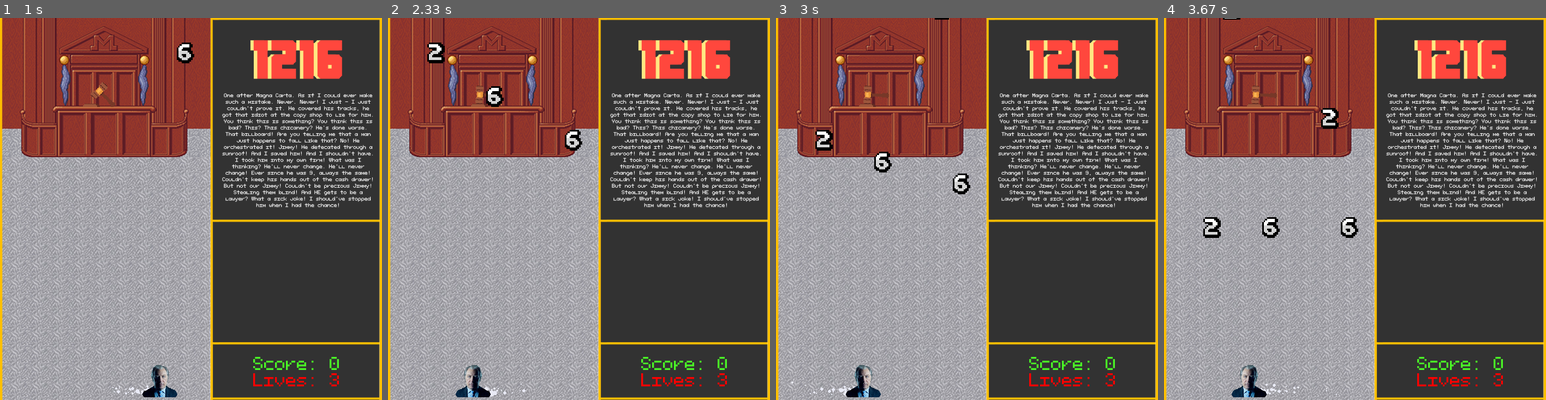
Above: before the commit, frames 1-4 (left to right).
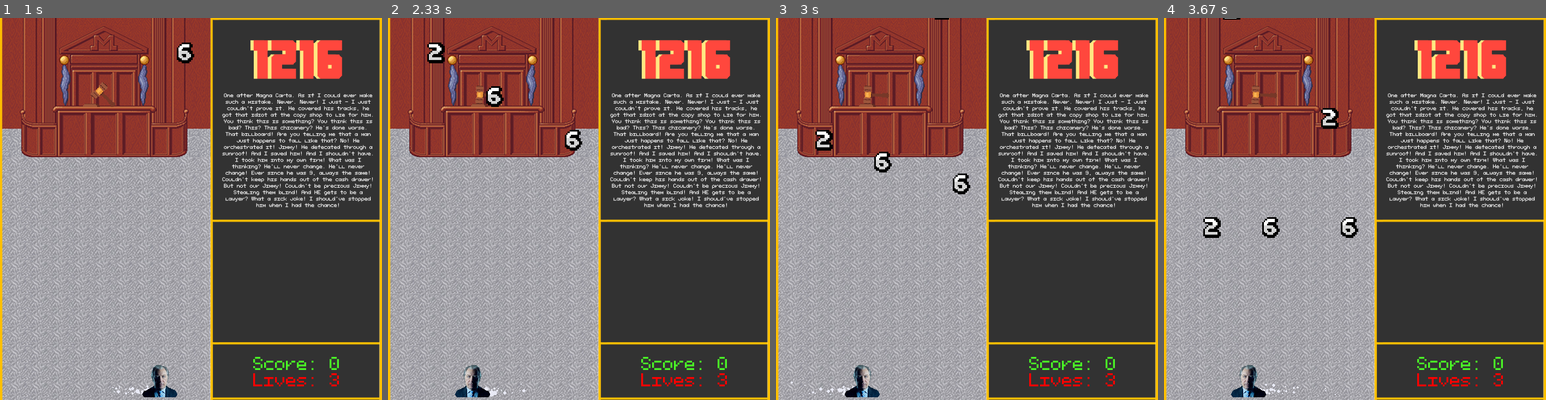
Above: after the commit, the same moments.

Repository: AhmedSahbaoui69/1216-Pygame
Game: pygame game, started from Main.py
Two runs of this game, one before a commit and one after it. Both use one fixed random seed, a clock stepped at 60 frames per second and the inputs below.
Inputs:
- Up to frame 1 (1 s): tap Space at 0.33 s; hold Right from 0.67 s (still down)
- Up to frame 2 (2.33 s): release Right at 1.13 s; hold Right 1.17-1.63 s; hold Left 1.67-2.2 s; hold Left from 2.23 s (still down)
- Up to frame 3 (3 s): release Left at 2.63 s; hold Right from 2.67 s (still down)
- Up to frame 4 (3.67 s): release Right at 3.3 s; hold Left from 3.33 s (still down)

Frame 1 is identical in both runs. In frame 2, 0.1% of the frame differs, in the area x 17-27%, y 90-100%; in frame 3, 0.3%, in the area x 3-28%, y 90-100%; in frame 4, 0.2%.

Commit message:
huell spawn animation fix

Diff:
--- a/Main.py
+++ b/Main.py
@@ -39,9 +39,9 @@
     # KEYUP CONDITIONS
     if event.type == pygame.KEYUP:
         if event.key == pygame.K_LEFT and chuck.velo < 0:
-            chuck.velo *= 0.69 # haha sex number
+            chuck.velo *= 0.75 # haha sex number
         if event.key == pygame.K_RIGHT and chuck.velo > 0:
-            chuck.velo *= 0.69 #
+            chuck.velo *= 0.75 #
     # Collision with borders
     if chuck.x < 0:
         chuck.x = 0
@@ -104,6 +104,7 @@
 while main:
     ################################## Normal Stage ##################################
     while normal_stage == True and huell_stage == False:
+        boss.y = -144 # reset huell postion each time the player leaves his stage
         mouvement_code()
         chuck_rect = pygame.Rect(chuck.x, chuck.y, 64, 64) # Chuck rectangle
         # Generate numbers & their rectangles
